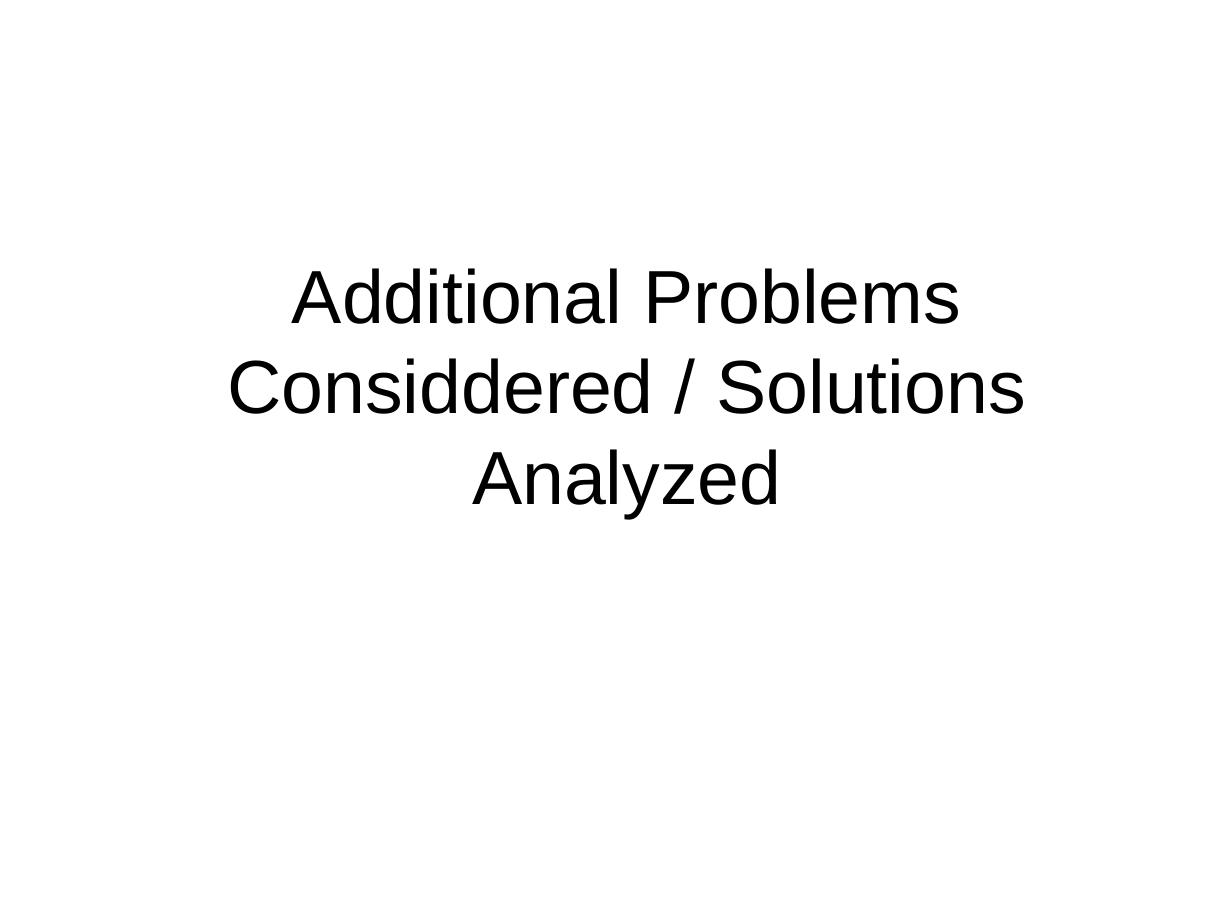
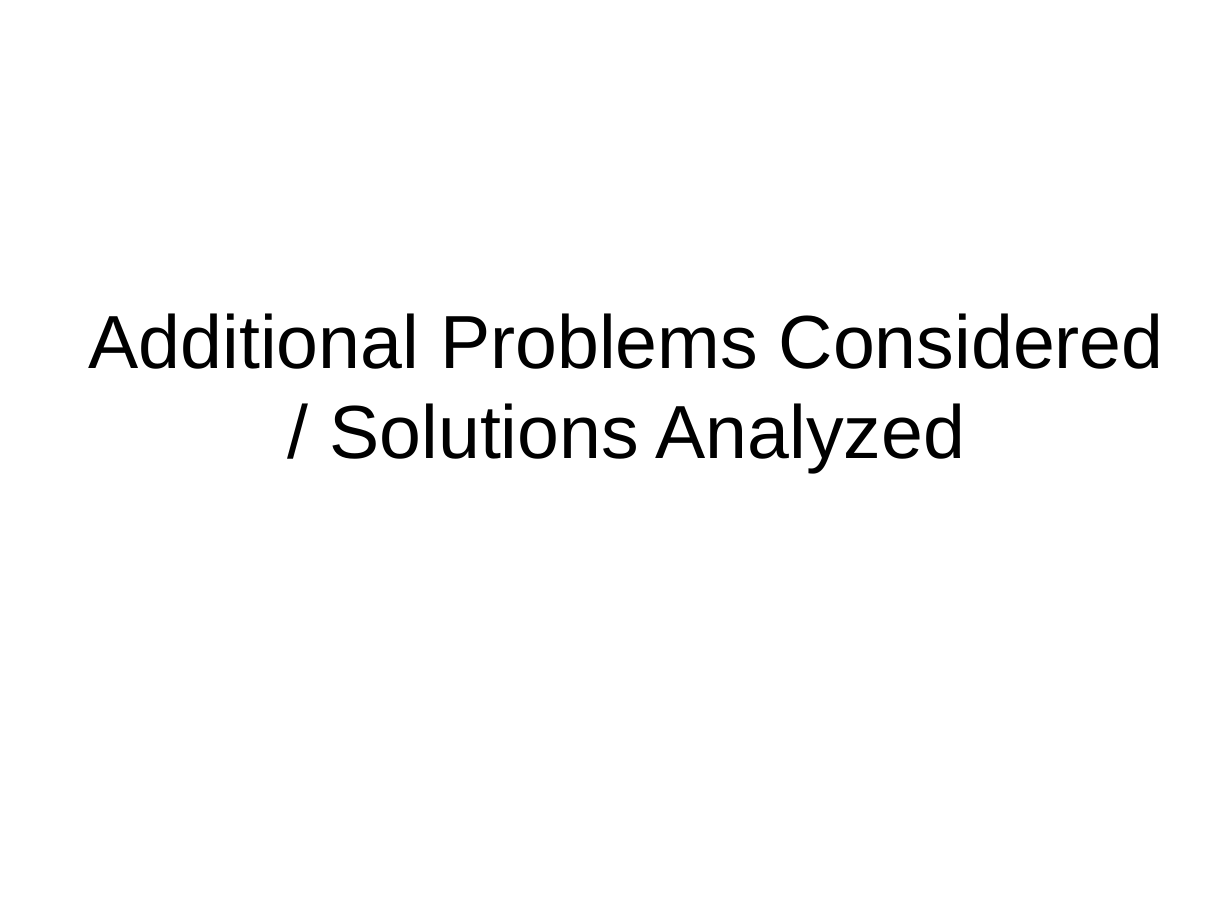
Before and after one commit to ArtemSkit/ViaLink, a slide deck: slide 7 of VIA Codeathon - Codemonkies.ppt (slide 6 before the commit). Drawn at 1232x924 pixels with LibreOffice and Linux fonts; fonts in the diff are those of the drawing; background and template pictures are left out. Boxes give left, top, right and bottom in pixels: in the first picture for what was removed or moved away, otherwise in the second. Text is boxed around its words. In the diff, an @@ line names an element or a change of style, - is before the commit and + after.

```diff
--- a/VIA Codeathon - Codemonkies.ppt
+++ b/VIA Codeathon - Codemonkies.ppt
@@ title at box(89, 313, 1164, 473): text changed @@
-Additional Problems Considdered / Solutions Analyzed
+Additional Problems Considered / Solutions Analyzed
```
Also in this commit, not shown: 3 other slides changed, 2 slides added, 1 slide removed, 11 other files.
